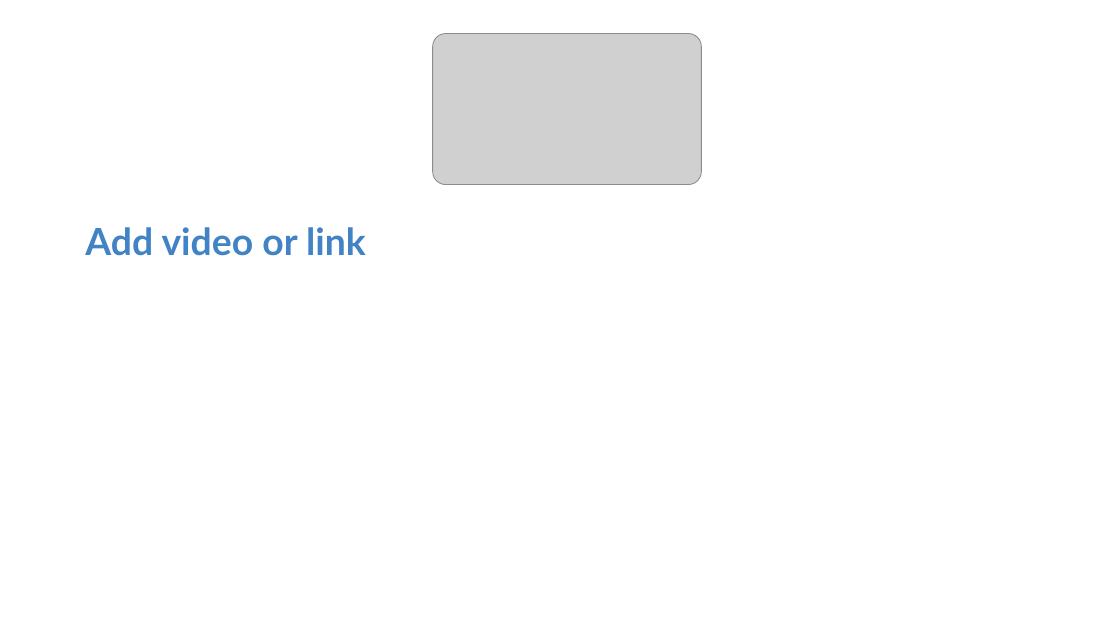
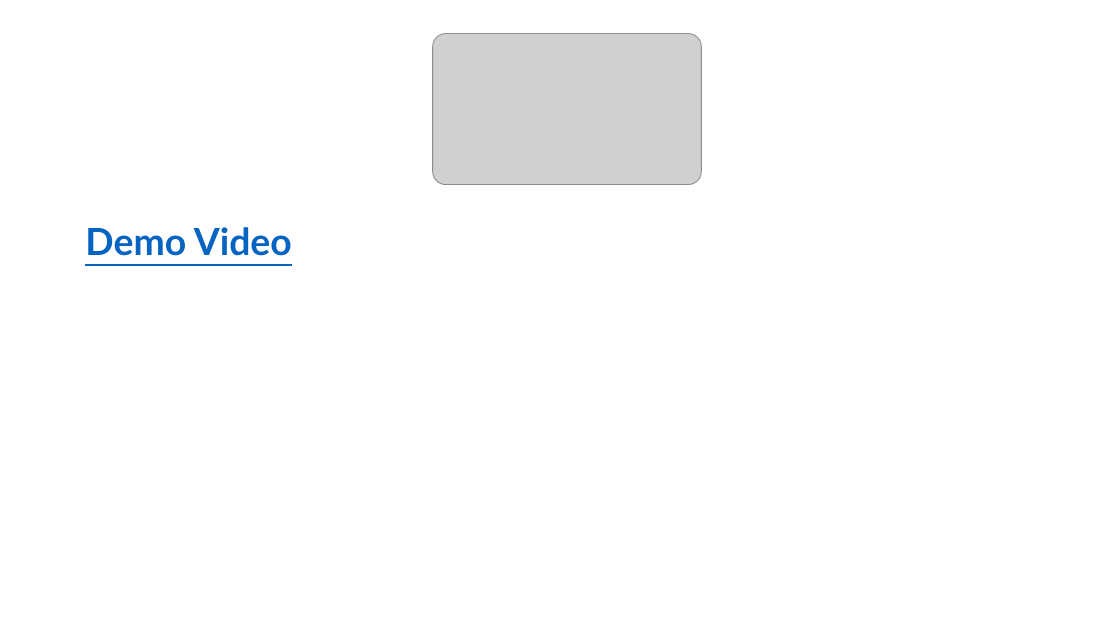
Before and after one commit to webdev410/streaming-app, a slide deck: slide 8 of Presentation/TEAM Stream Final.pptx. Drawn at 1120x630 pixels with LibreOffice and Linux fonts; fonts in the diff are those of the drawing; grey boxes stand for pictures; background and template pictures are left out. Boxes give left, top, right and bottom in pixels: in the first picture for what was removed or moved away, otherwise in the second. Text is boxed around its words. In the diff, an @@ line names an element or a change of style, - is before the commit and + after.

```diff
--- a/Presentation/TEAM Stream Final.pptx
+++ b/Presentation/TEAM Stream Final.pptx
@@ text at bbox=[85, 227, 292, 256]: text changed; text colour #4183C4 to #0563C1 @@
-Add video or link
+Demo Video
```
